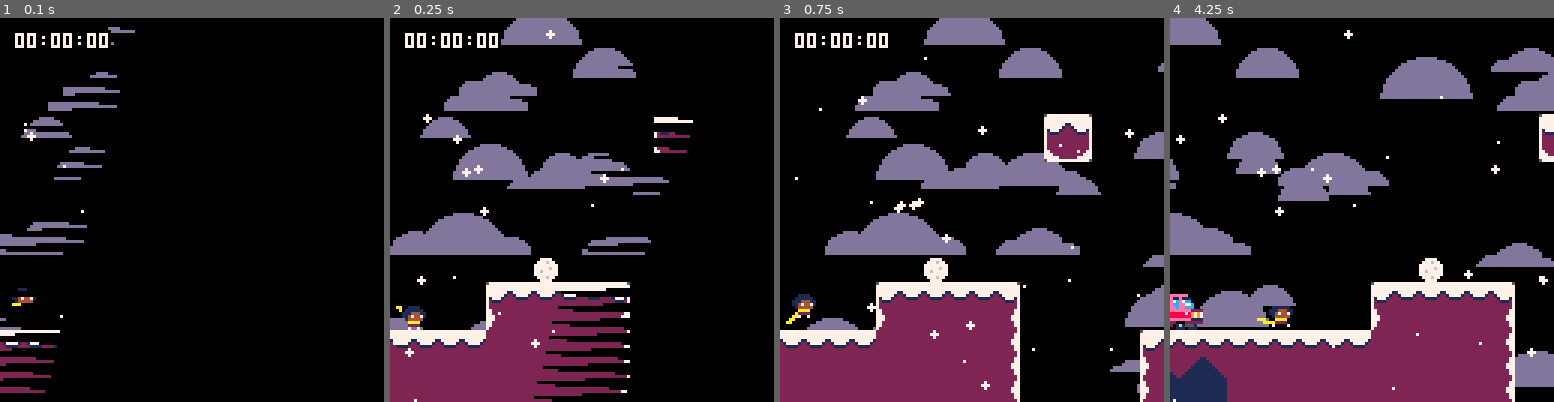
Above: before the commit, frames 1-4 (left to right).
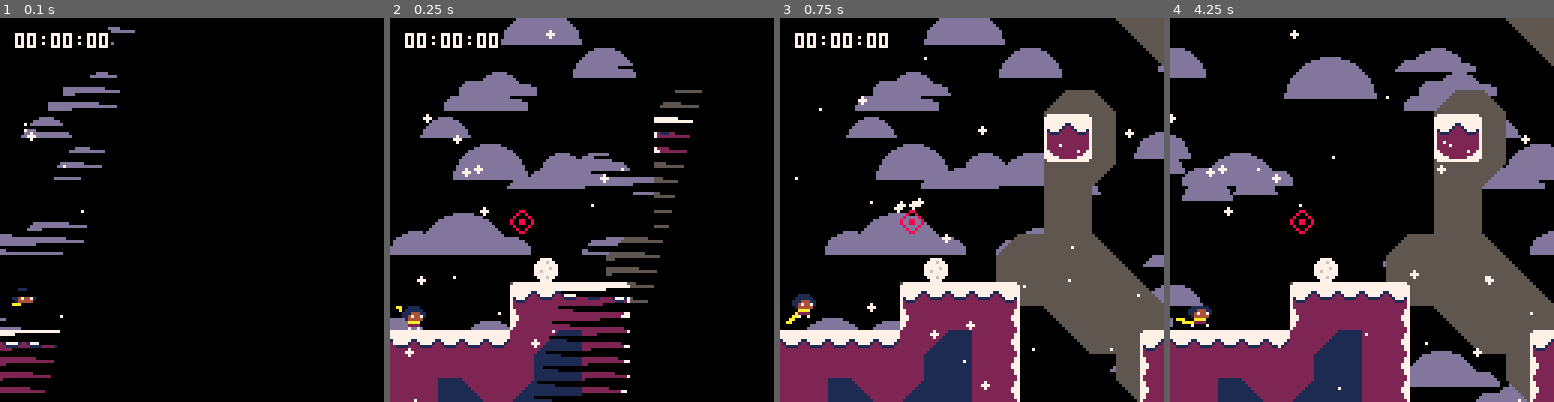
Above: after the commit, the same moments.

Repository: ExOK/Celeste2
Game: PICO-8 cartridge celeste2.p8
Two runs of this game, one before a commit and one after it. Both use one fixed random seed, a clock stepped at 60 frames per second and the inputs below.
Inputs:
- Up to frame 1 (0.1 s): no input
- Up to frame 2 (0.25 s): no input
- Up to frame 3 (0.75 s): tap X (X key) at 0.33 s; tap O (Z key) at 0.7 s
- Up to frame 4 (4.25 s): tap X (X key) at 1.07, 1.85, 2.97, 4.08 s; hold Right 1.6-2.1 s; tap O (Z key) every 0.4 s from 1.7 to 4.1 s; hold Up 2.15-2.42 s; hold Right 2.47-3.03 s; hold Left 3.08-3.58 s; hold Down 3.63-3.97 s; hold Right from 4.02 s (still down)

Frame 1 is identical in both runs. In frame 2, 4.6% of the frame differs, in the area x 12-82%, y 18-100%; in frame 3, 19%; in frame 4, 51%, in the area x 0-100%, y 0-100%.

Commit message:
packer cart

Diff:
--- a/1.p8
+++ b/1.p8
@@ -10,10 +10,7 @@
 #include player.lua
 #include px9_comp.lua
 #include px9_decomp.lua
-#include compress.lua
-
--- compress(level[1])
-raw_level = true
+single_level = true
 
 __gfx__
 00000000777777770011110001111110011111000000000000000000000000000000000000000022000000000000000000000000000000000000000000000000
--- a/celeste2.p8
+++ b/celeste2.p8
@@ -47,8 +47,9 @@
 0003000000000101000000000000000003030300000001010000000000000000030303030800030301010107070700000303030303030303010101070707000000000000000000000000000000000000000000000000000000000000000000000000000000000000000000000000000000000000000000000000000000000000
 0000000000000000000000000000000000000000000000000000000000000000000000000000000000000000000000000000000000000000000000000000000000000000000000000000000000000000000000000000000000000000000000000000000000000000000000000000000000000000000000000000000000000000
 __map__
-ff7ffba7e74f000c45198e2129f28d83b62e613e4dfccfc8b2fdffdf6cd3ff3f9ce3498efdff7feeae2f7f2cc9ff7fccd15f727dff7f3abae494edff2f3bffffb5fcdf33ffd330c26257b6ffbf92d79736e9feffdbee1ff2e4389663ffab24873f8880303c4018224bfd935ffe697ef2479248f3d7e4d820bf65fb7f24f9cf43
-1e0ebae73c934f436b34fcc0ff64e2b7fef69ffc288f5c391cfc2f67fef2e38ffbcd7f1fffff0a0000000000000000000000000000000000000000000000000000000000000000000000000000000000000000000000000000000000000000000000000000000000000000000000000000000000000000000000000000000000
+ff7ff3a7e7ff04a828188a321ca7889e4391e46259e21b077ebebf75092bdbdae6f75f655d8ee3ffefed68e7f9ff83b9bee43aff1779fdbf7b3f3fecd0271bf9af7ffcf24ffed7db3ffdc7f3e3fef8e39fff777ef8e1972087e4f10ffff3e57cff98831dc73ff2f4971cfeff4ee63757f85fe571e627ffa6c873fcf55bfe3b1c
+cdea7fb5875fe625f78e3c8e303221f76fdc985bdaff9507ef7ebc72b4ae2bf9270f91c7f782e5f0bf88acf9f3d73ccff383a7ea3aecbffdfb739afc43367f4740180603e6f7244d0fff83ffc3f2bfc07bacdd9225b1e7fff13ff99ffc5fbe05499affcdcfe9ffa7dd135ffc8f321c3ce1e1f07d476c818cfdf5cb2ff14fdbb6
+fce2f140aac8fbb3a5594ef3c7eff324fdf9ff232fcba1898723496cc47338e458f8fac7b6dfd6c7d72d0d8759e40377ec15be6f037f2506000000000000000000000000000000000000000000000000000000000000000000000000000000000000000000000000000000000000000000000000000000000000000000000000
 
 
 
--- a/compress.lua
+++ /dev/null
@@ -1,11 +0,0 @@
-
-function compress(level)
-	local w = level.width
-	local h = level.height
-	cls()
-	print("compressing..",5)
-	flip()
-	raw_size = (w*h+1)/2
-	clen = px9_comp(0,0,w,h,0x2000 + 2048 + 256,mget)
-	cstore()
-end
--- a/main.lua
+++ b/main.lua
@@ -8,7 +8,6 @@
 shake = 0
 
 function _init()
-
 	for i=0,25 do
 		snow[i] = { x = rnd(132), y = rnd(132) }
 	end
@@ -150,7 +149,7 @@
 
 -- gets the tile at the given location in the CURRENT room
 function tile_at(x, y)
-	if (raw_level) then
+	if (single_level) then
 		return mget(x, y)
 	else
 		return peek(0x4300 + (x % 128) + y * 128)
--- /dev/null
+++ b/packer.p8
@@ -0,0 +1,31 @@
+pico-8 cartridge // http://www.pico-8.com
+version 29
+__lua__
+
+#include gamestate.lua
+#include px9_comp.lua
+
+function _init()
+	cls()
+	offset = 0
+	index = 1
+
+	-- pack each level
+	for lvl in all(levels) do
+
+		-- load level map into our map
+		reload(0x2000, 0x2000, 0x1000, index .. ".p8")
+
+		-- compress data into our map (offset down a bit)
+		local target = 0x2000 + 2048 + 256
+		clen = px9_comp(0, 0, lvl.width, lvl.height, target, mget)
+
+		-- store that packed data into the main cart
+		cstore(0x2000 + offset, target, clen, "celeste2.p8")
+
+		-- move along
+		print("packed ".. index .." at " .. offset)
+		offset += clen
+		index += 1
+	end
+end
